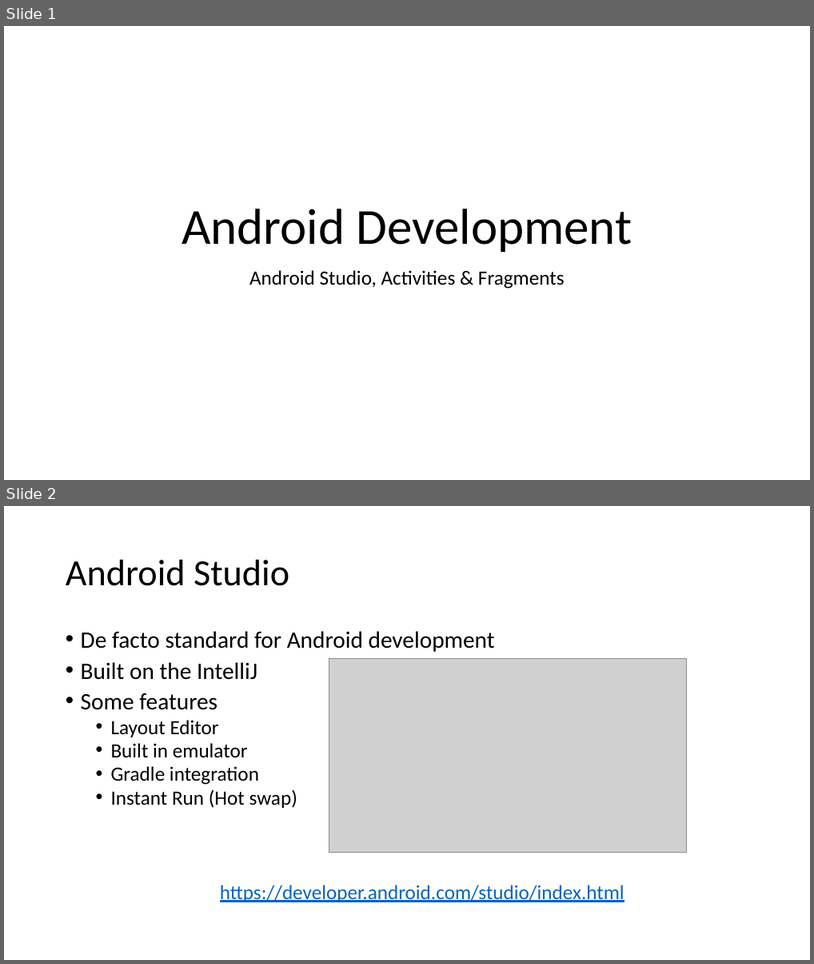
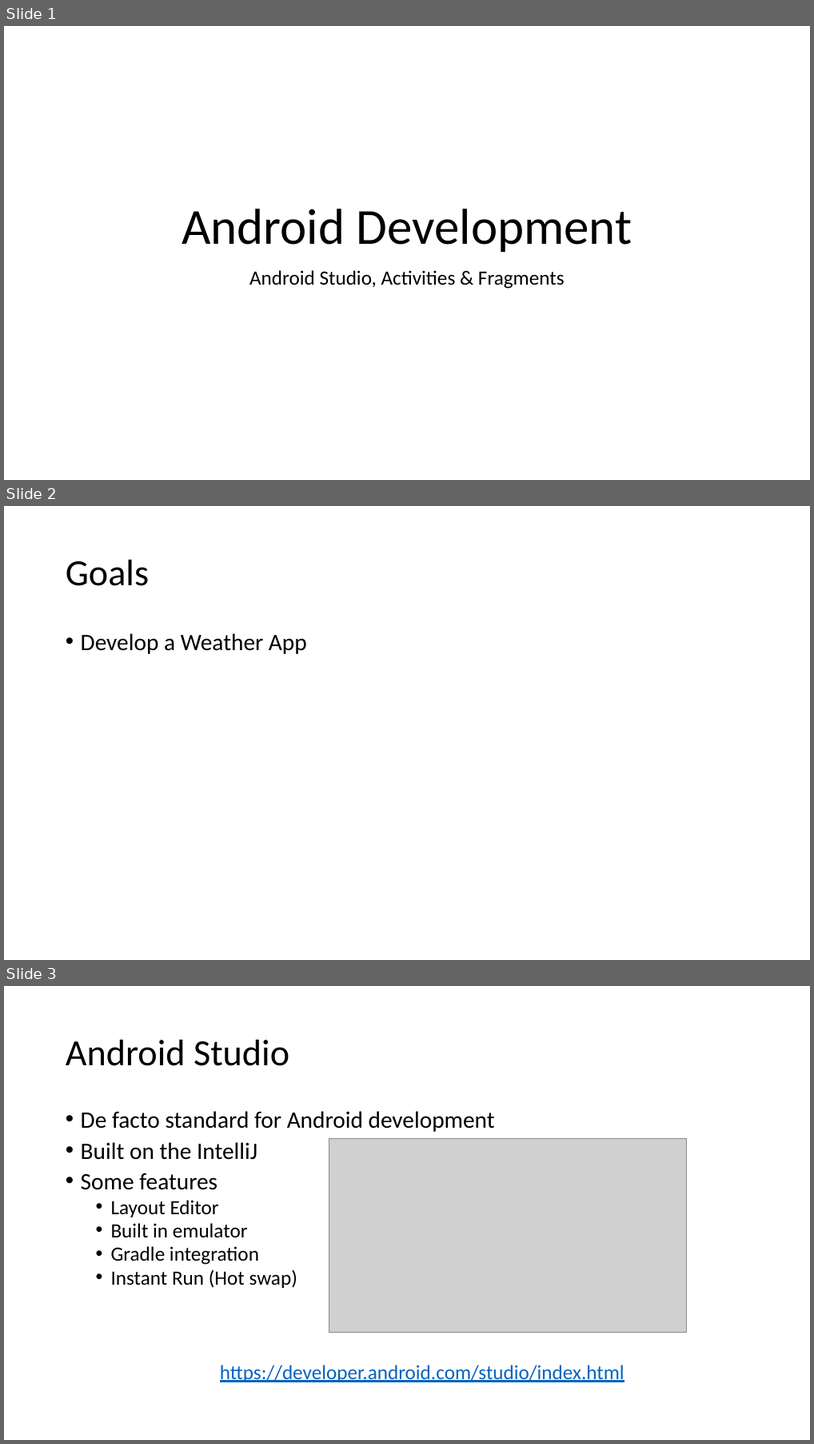
Before and after one commit to Batch-xx/Android-Lunch-Learn, a slide deck: slides/Android Studio_Activities_Fragments.pptx. Shown one above the other, each under a label of ours: slides 1 and 2 before the commit, slides 1, 2 and 3 after it. The pictures are 814x964 and 814x1444 pixels, drawn with LibreOffice and Linux fonts; fonts in the diff are those of the drawing; grey boxes stand for pictures. Boxes give left, top, right and bottom in pixels: in the first picture for what was removed or moved away, otherwise in the second. Text is boxed around its words. In the diff, an @@ line names an element or a change of style, - is before the commit and + after.

```diff
--- a/slides/Android Studio_Activities_Fragments.pptx
+++ b/slides/Android Studio_Activities_Fragments.pptx
@@ slide 2 added at (4, 506, 810, 960), background #FFFFFF @@
@@ title added at (66, 560, 149, 586), 44 pt, text #000000 @@
+Goals
@@ text added at (81, 633, 307, 654), 28 pt, text #000000 @@
+• Develop a Weather App
@@ what was slide 2 is now slide 3 @@
```
Also in this commit, not shown: 1 slide changed, 3 other slides added, 1 slide removed.
